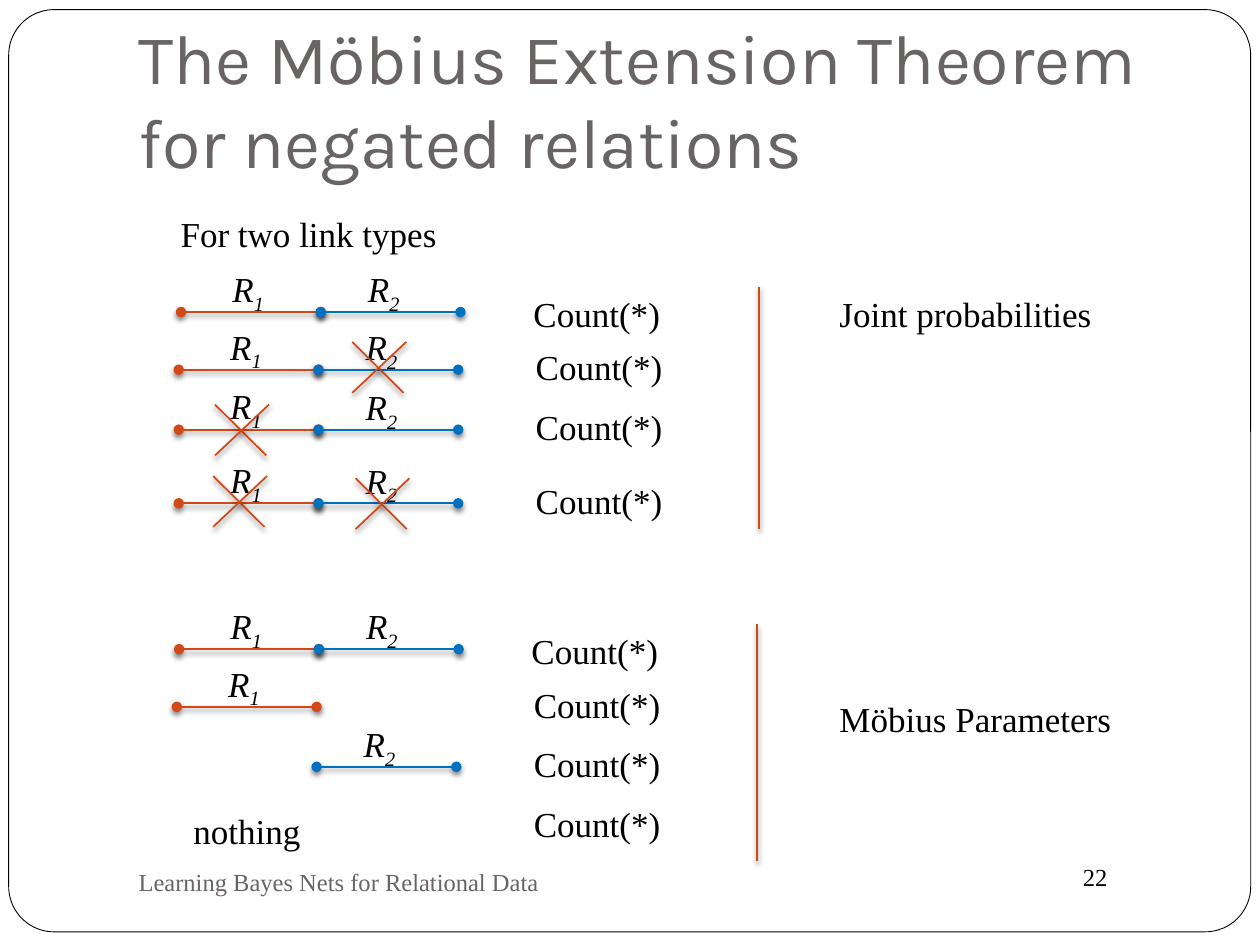
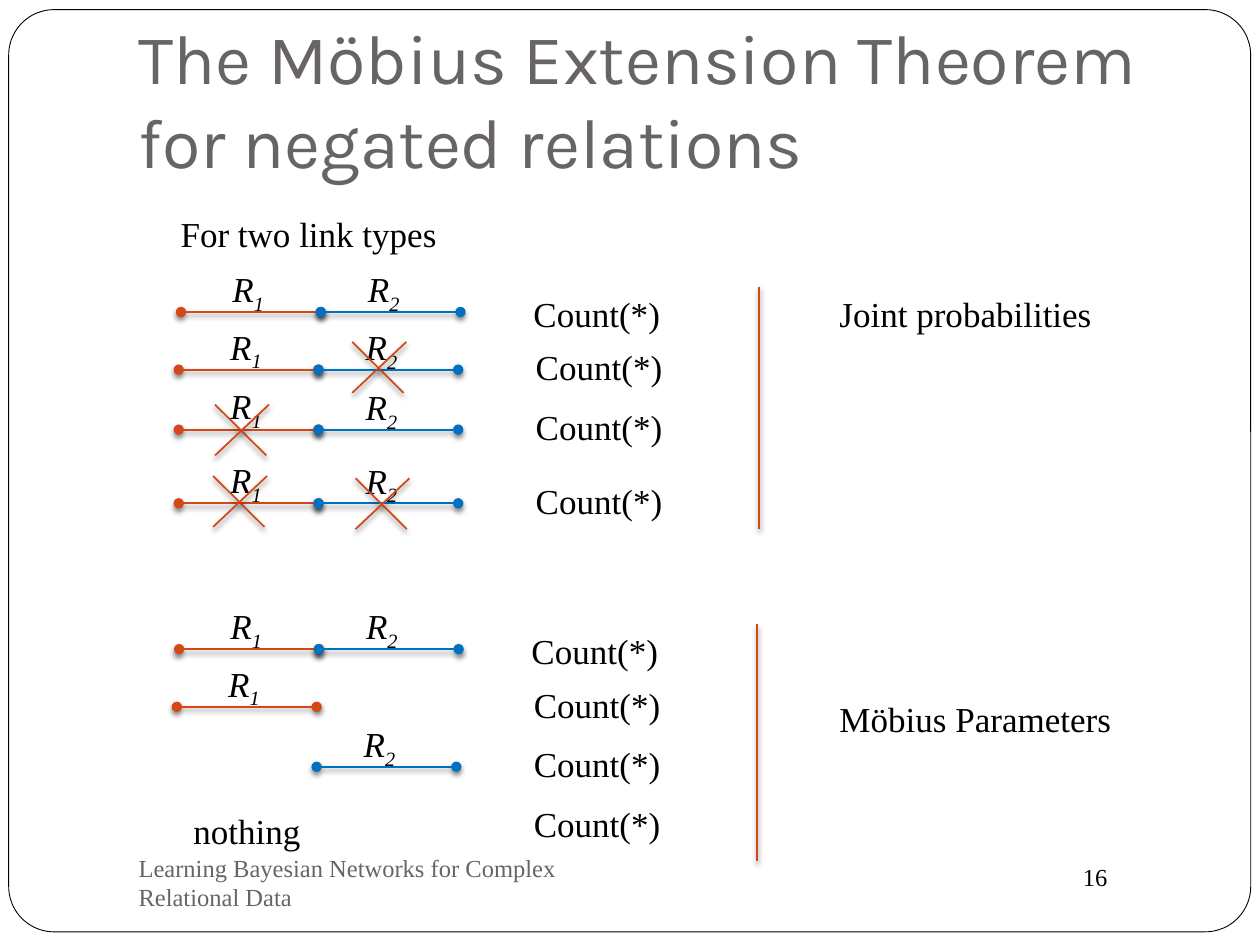
Before and after one commit to oschulte/srl-tutorial-slides, a slide deck: slide 16 of ch3-par-learning.pptx (slide 22 before the commit). Drawn at 1260x945 pixels with LibreOffice and Linux fonts; fonts in the diff are those of the drawing; background and template pictures are left out. Boxes give left, top, right and bottom in pixels: in the first picture for what was removed or moved away, otherwise in the second. Text is boxed around its words. In the diff, an @@ line names an element or a change of style, - is before the commit and + after.

Commit message:
updated parameter learning

```diff
--- a/ch3-par-learning.pptx
+++ b/ch3-par-learning.pptx
@@ text at [139, 860, 555, 906]: text changed @@
-Learning Bayes Nets for Relational Data
+Learning Bayesian Networks for Complex Relational Data
@@ page number at [1083, 869, 1108, 887]: text changed @@
-22
+16
```
Also in this commit, not shown: 13 other slides changed, 1 slide added, 7 slides removed.
